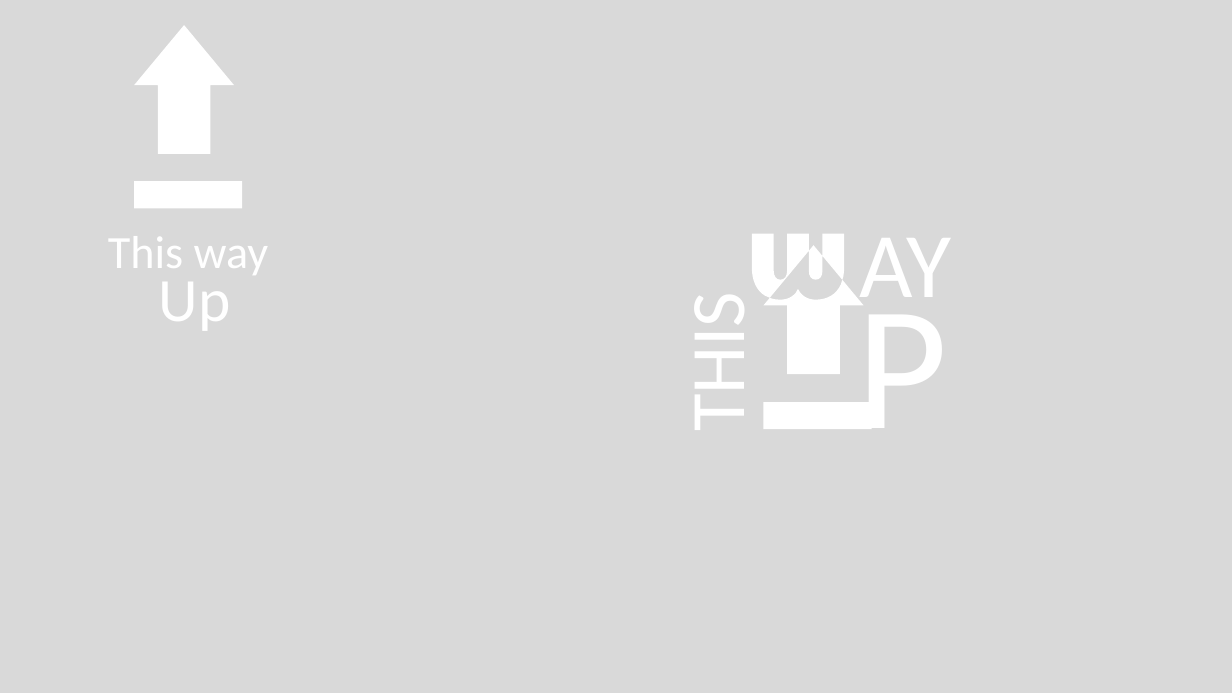
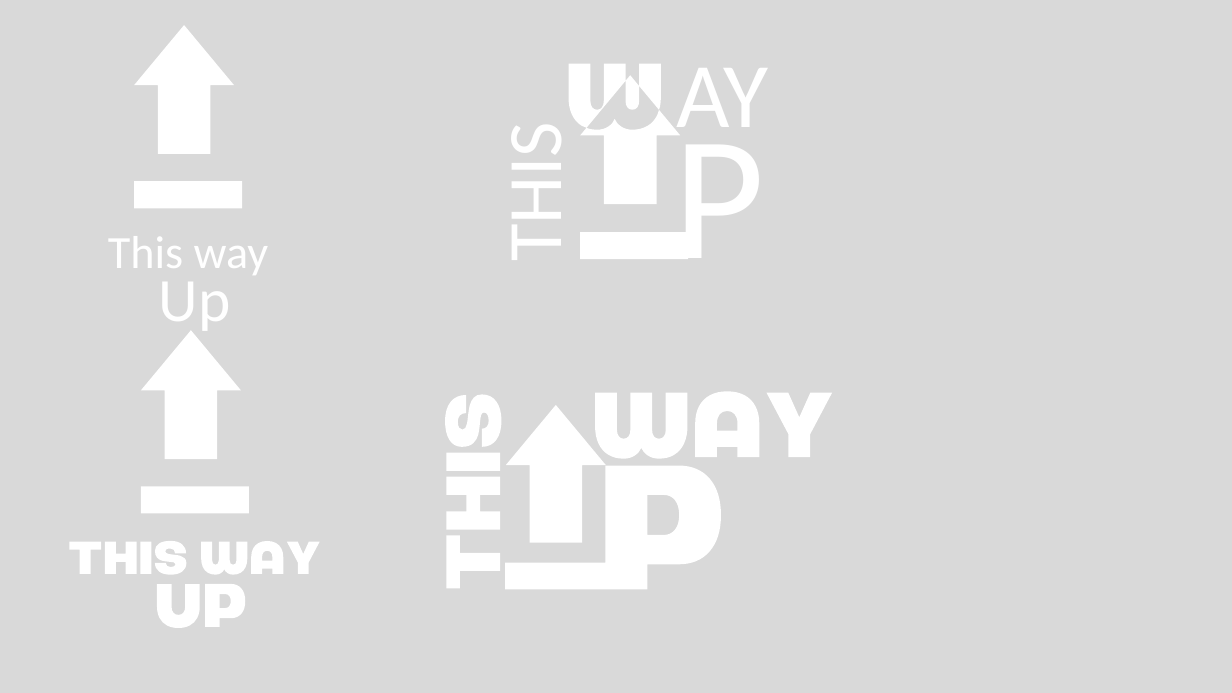
Before and after one commit to Ivy7493/IvanAndPalJoust, a slide deck: slide 2 of frontend/logo.pptx. Drawn at 1232x693 pixels with LibreOffice and Linux fonts; fonts in the diff are those of the drawing. Boxes give left, top, right and bottom in pixels: in the first picture for what was removed or moved away, otherwise in the second. Text is boxed around its words. In the diff, an @@ line names an element or a change of style, - is before the commit and + after.

```diff
--- a/frontend/logo.pptx
+++ b/frontend/logo.pptx
@@ 3 texts, 1 freeform shape, 1 rectangle: place and size @@
-3 texts, 1 freeform shape, 1 rectangle at box(671, 210, 952, 476)
+3 texts, 1 freeform shape, 1 rectangle at box(488, 40, 769, 306)
@@ up arrow added at box(141, 330, 241, 458), fill #FFFFFF @@
@@ freeform shape added at box(445, 392, 833, 589), fill #FFFFFF @@
@@ up arrow added at box(506, 405, 605, 543), fill #FFFFFF @@
@@ freeform shape added at box(506, 466, 721, 590), fill #FFFFFF @@
@@ rectangle added at box(141, 486, 250, 513), fill #FFFFFF @@
@@ freeform shape added at box(69, 541, 320, 628), fill #FFFFFF @@
```
Also in this commit, not shown: 1 other slide changed, 3 other files.
